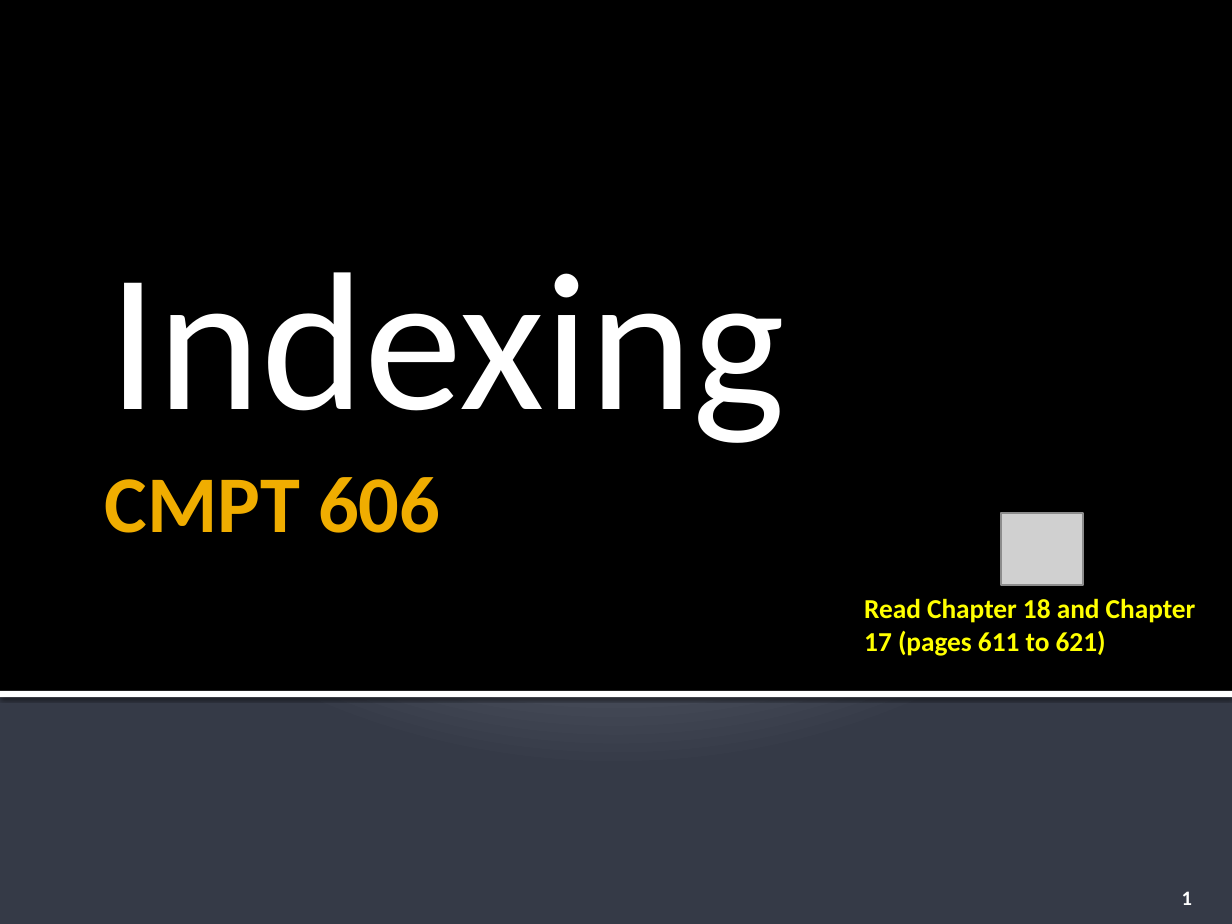
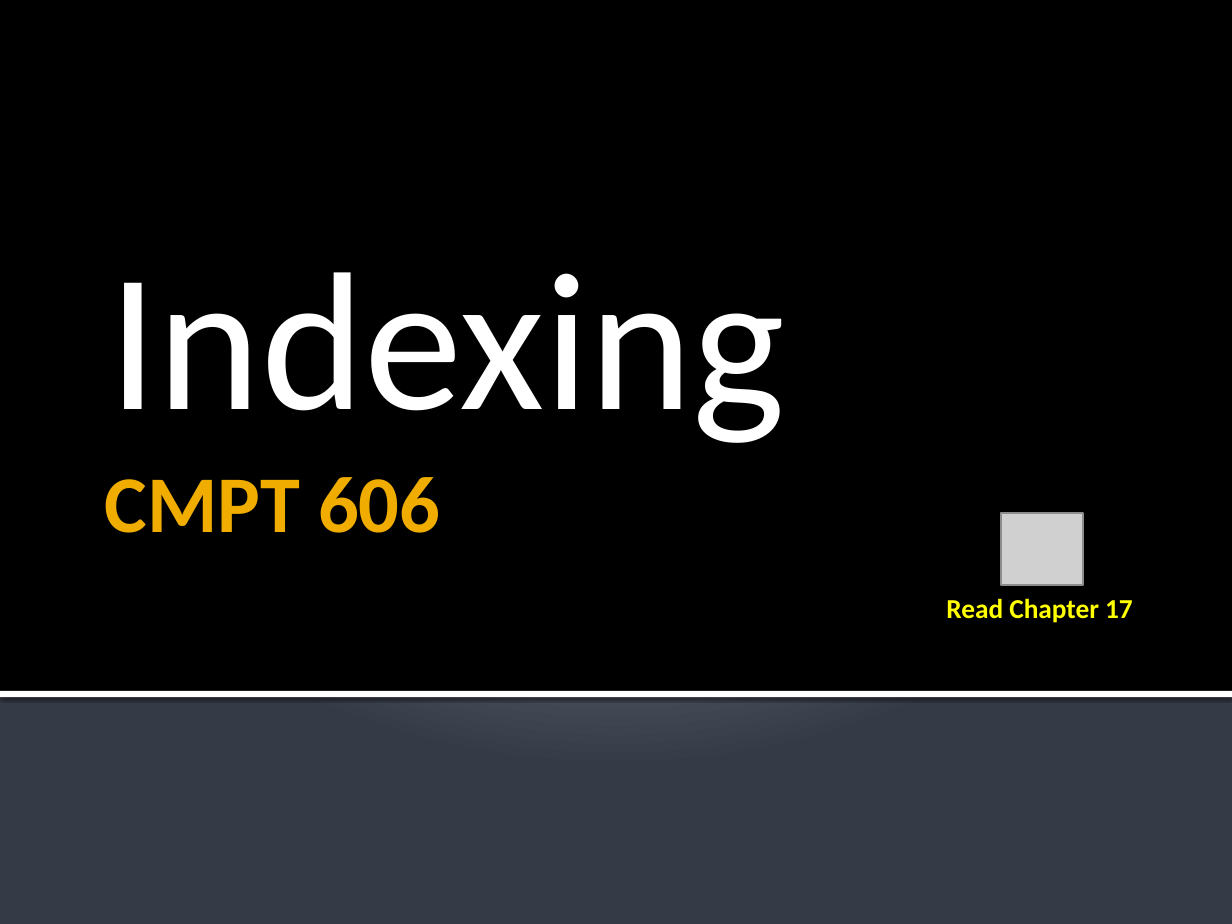
Before and after one commit to cmpt606f19/cmpt606-content, a slide deck: slide 1 of Lectures/06 Indexing.pptx. Drawn at 1232x924 pixels with LibreOffice and Linux fonts; fonts in the diff are those of the drawing; grey boxes stand for pictures. Boxes give left, top, right and bottom in pixels: in the first picture for what was removed or moved away, otherwise in the second. Text is boxed around its words. In the diff, an @@ line names an element or a change of style, - is before the commit and + after.

```diff
--- a/Lectures/06 Indexing.pptx
+++ b/Lectures/06 Indexing.pptx
@@ text at bbox=[946, 598, 1133, 623]: text changed @@
-Read Chapter 18 and Chapter 17 (pages 611 to 621)
+Read Chapter 17
@@ page number removed at bbox=[1182, 891, 1192, 905] @@
-1
```
Also in this commit, not shown: 20 other slides changed, 3 slides added, 1 other file.
